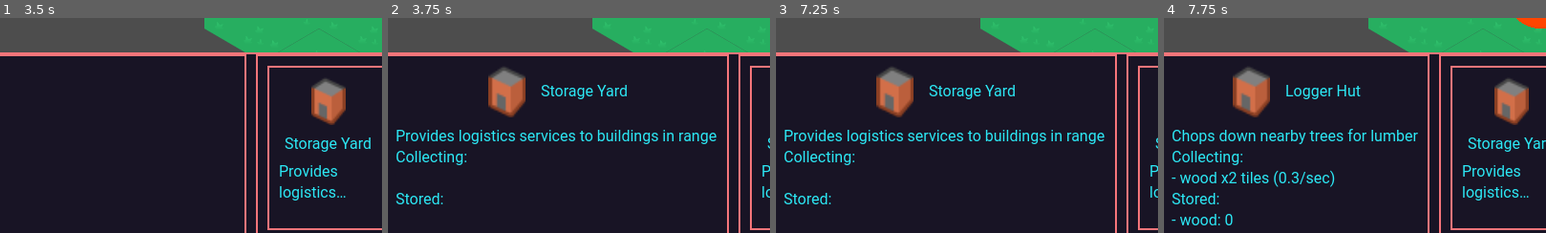
Above: before the commit, frames 1-4 (left to right).
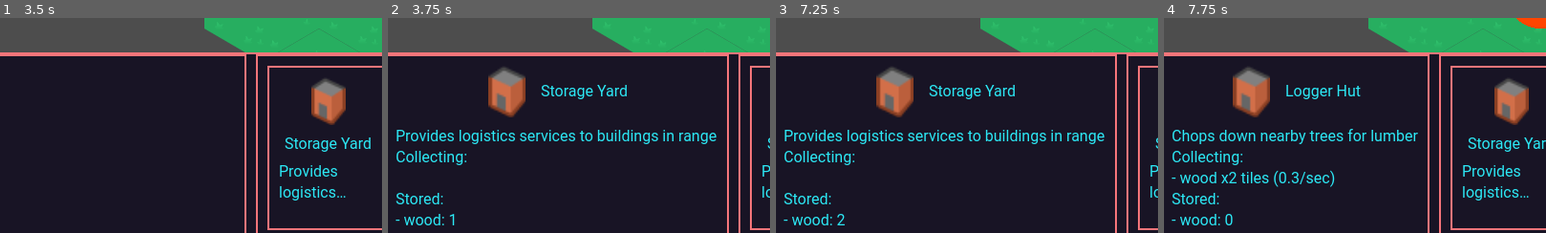
Above: after the commit, the same moments.

Repository: Bloodyaugust/citybuilder-sim
Game: Godot game, scene res://scenes/main.tscn
Two runs of this game, one before a commit and one after it. Both use one fixed random seed, a clock stepped at 60 frames per second and the inputs below. The engine's default icon, where the game draws it, is replaced by a stand-in: a white triangle on a blue panel in a dark square.
Inputs (mouse positions are % of the whole screen's width and height, from its top left):
- Up to frame 1 (3.5 s): click "Play" at 0.5 s; tap Enter at 1.25 s; drag from (44, 78) to (60, 28) at 1.27 s; drag from (61, 78) to (45, 70) at 2.02 s; click (45, 70) at 2.75 s; move the mouse to (60, 28) at 2.77 s; hold D (move_right) from 2.78 s (still down); click (60, 28) at 2.85 s
- Up to frame 2 (3.75 s): click (60, 28) at 3.5 s; release D (move_right) at 3.5 s; drag from (45, 70) to (20, 35) at 3.52 s
- Up to frame 3 (7.25 s): move the mouse to (80, 65) at 4.27 s; hold A (move_left) 4.28-5 s; right-click (80, 65) at 4.35 s; click (80, 65) at 4.55 s; click (80, 65) at 5 s; drag from (20, 35) to (35, 25) at 5.02 s; click (35, 25) at 5.75 s; move the mouse to (55, 50) at 5.77 s; hold S (move_down) 5.78-6.5 s; click (55, 50) at 5.85 s; click (55, 50) at 6.5 s; drag from (35, 25) to (30, 55) at 6.52 s
- Up to frame 4 (7.75 s): move the mouse to (72, 45) at 7.27 s; hold W (move_up) from 7.28 s (still down); click (72, 45) at 7.35 s
The pictures show only the part of the screen within x 1-51%, y 48-98%; the shares and areas given below are measured in that part.

Frame 1 is identical in both runs. In frame 2, 0.3% of the frame differs, in the area x 2-18%, y 91-97%; in frame 3, 0.3%; in frame 4, nothing differs.

Commit message:
Refactor logistics buildings to use network-level storage

Diff:
--- a/actors/Building.gd
+++ b/actors/Building.gd
@@ -23,8 +23,9 @@
   return _effect_tiles
 
 func get_selection_details() -> Dictionary:
+  var _used_stored_resources: Dictionary = get_stored_resources()
   var _resources_string: String = "\r\n".join(PackedStringArray(_collecting_resources.keys().map(func (resource): retur …(188 unchanged characters)…
-  var _stored_resources_string: String = "\r\n".join(PackedStringArray(_stored_resources.keys().map(func (resource): return "- {id}: {num}".format({"id": resource, "num": "%d" % _stored_resources[resource]}))))
+  var _stored_resources_string: String = "\r\n".join(PackedStringArray(_used_stored_resources.keys().map(func (resource): return "- {id}: {num}".format({"id": resource, "num": "%d" % _used_stored_resources[resource]}))))
   return {
     "name": data.name,
     "sprite": data.sprite,
@@ -32,6 +33,9 @@
   }
 
 func get_stored_resources() -> Dictionary:
+  if GameConstants.BUILDING_FLAGS.LOGISTICS in data.building_flags:
+    return LogisticsController.get_logistic_network_resources_by_id(LogisticsController.get_building_logistic_network_id(self))
+
   return _stored_resources
 
 func pickup_stored_resources() -> Dictionary:
@@ -55,11 +59,7 @@
 func _on_request_logistics_pickup(building: Node2D) -> void:
   var _requesting_building_stored_resources: Dictionary = building.pickup_stored_resources()
 
-  for _resource_id in _requesting_building_stored_resources.keys():
-    if _stored_resources.has(_resource_id):
-      _stored_resources[_resource_id] = _stored_resources[_resource_id] + _requesting_building_stored_resources[_resource_id]
-    else:
-      _stored_resources[_resource_id] = _requesting_building_stored_resources[_resource_id]
+  LogisticsController.add_resources_to_logistic_network_by_id(LogisticsController.get_building_logistic_network_id(self), _requesting_building_stored_resources)
 
 func _on_store_state_changed(state_key, substate):
   match state_key:
--- a/data/buildings/logger_hut.tres
+++ b/data/buildings/logger_hut.tres
@@ -14,5 +14,5 @@
 resource_collection_rate_per_tile = 0.15
 building_flags = Array[int]([])
 building_cost = {
-"wood": 10.0
+"wood": 1.0
 }
--- a/doodads/BuildingGhost.gd
+++ b/doodads/BuildingGhost.gd
@@ -14,12 +14,12 @@
     if TilemapActorController.get_tile_actor(_collision_tile):
       return false
 
-  var _tile_network: Variant = LogisticsController.get_tile_logistic_network(_origin_tile)
+  var _tile_network: Variant = LogisticsController.get_tile_logistic_network_id(_origin_tile)
 
   if !_tile_network:
     return false
 
-  var _network_resources: Dictionary = LogisticsController.get_logistic_network_resources(_tile_network)
+  var _network_resources: Dictionary = LogisticsController.get_logistic_network_resources_by_id(_tile_network)
 
   for _resource_id in data.building_cost.keys():
     if !_network_resources.has(_resource_id):
--- a/scripts/controllers/LogisticsController.gd
+++ b/scripts/controllers/LogisticsController.gd
@@ -1,6 +1,15 @@
 extends Node2D
 
 var logistics_networks: Dictionary = {}
+var logistics_network_storages: Dictionary = {}
+
+func add_resources_to_logistic_network_by_id(network_id: int, resources: Dictionary) -> void:
+  if logistics_network_storages.has(network_id):
+    for _resource_id in resources.keys():
+      if logistics_network_storages[network_id].has(_resource_id):
+        logistics_network_storages[network_id][_resource_id] = logistics_network_storages[network_id][_resource_id] + resources[_resource_id]
+      else:
+        logistics_network_storages[network_id][_resource_id] = resources[_resource_id]
 
 func get_building_logistic_network(building: Node2D) -> Variant:
   var _network_id: Variant = get_building_logistic_network_id(building)
@@ -26,18 +35,11 @@
 
   return false
 
-func get_logistic_network_resources(network: Array) -> Dictionary:
-  var _total_resources: Dictionary = {}
+func get_logistic_network_resources_by_id(network_id: int) -> Dictionary:
+  if logistics_network_storages.has(network_id):
+    return logistics_network_storages[network_id]
 
-  for _network_building in network:
-    var _network_building_stored_resources: Dictionary = _network_building.get_stored_resources()
-    for _resource_id in _network_building_stored_resources.keys():
-      if _total_resources.has(_resource_id):
-        _total_resources[_resource_id] = _total_resources[_resource_id] + _network_building_stored_resources[_resource_id]
-      else:
-        _total_resources[_resource_id] = _network_building_stored_resources[_resource_id]
-
-  return _total_resources
+  return {}
 
 func get_tile_logistic_network(tile: Vector2i) -> Variant:
   var _network_id: Variant = get_tile_logistic_network_id(tile)
@@ -72,6 +74,7 @@
         _found_network.append(building)
       else:
         logistics_networks[building.get_instance_id()] = [building]
+        logistics_network_storages[building.get_instance_id()] = {}
 
 func _ready():
   BuildingController.building_added.connect(_on_building_added)
